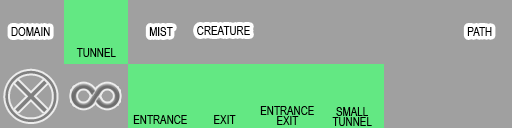
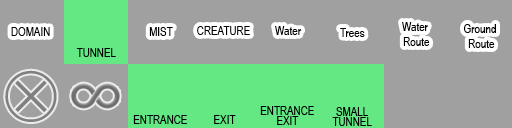
Layered file, before and after one edit (512 × 128). Changes by layer:
added layer "Water Route copy 2" above "Water Route copy" over [340, 28, 365, 37]
added layer "Water Route copy" above "Water Route" over [275, 26, 302, 35]
added layer "Water Route" above "Ground Route" over [402, 22, 430, 46]
renamed "PATH" to "Ground Route", painted on it over [464, 24, 496, 48]
